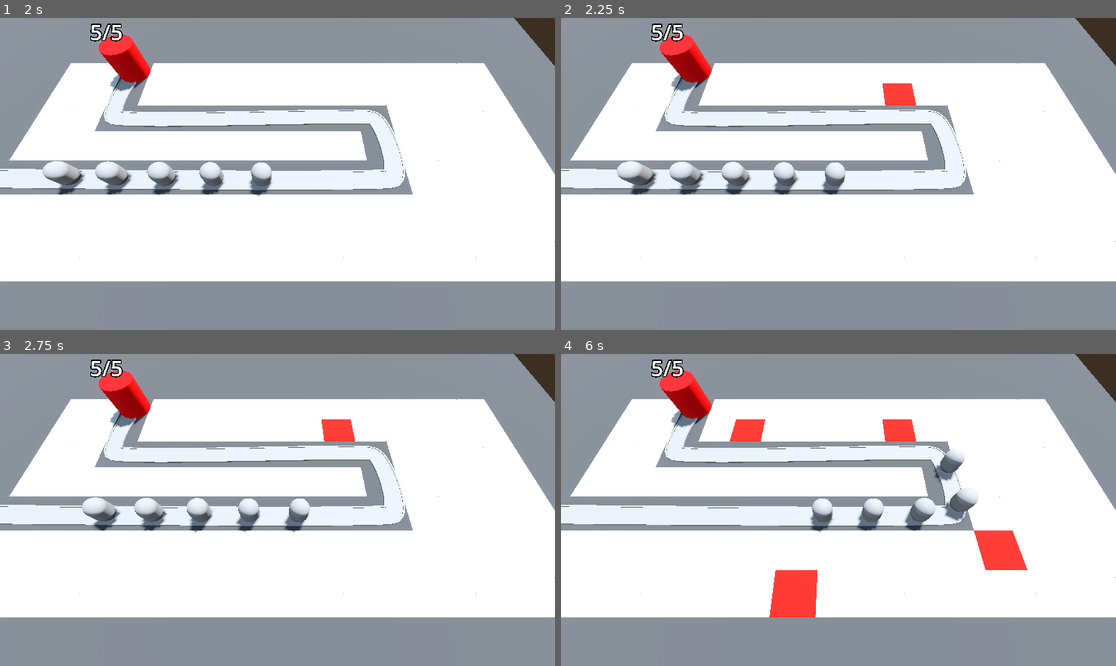
Above: before the commit, frames 1-4 (two rows, left to right).
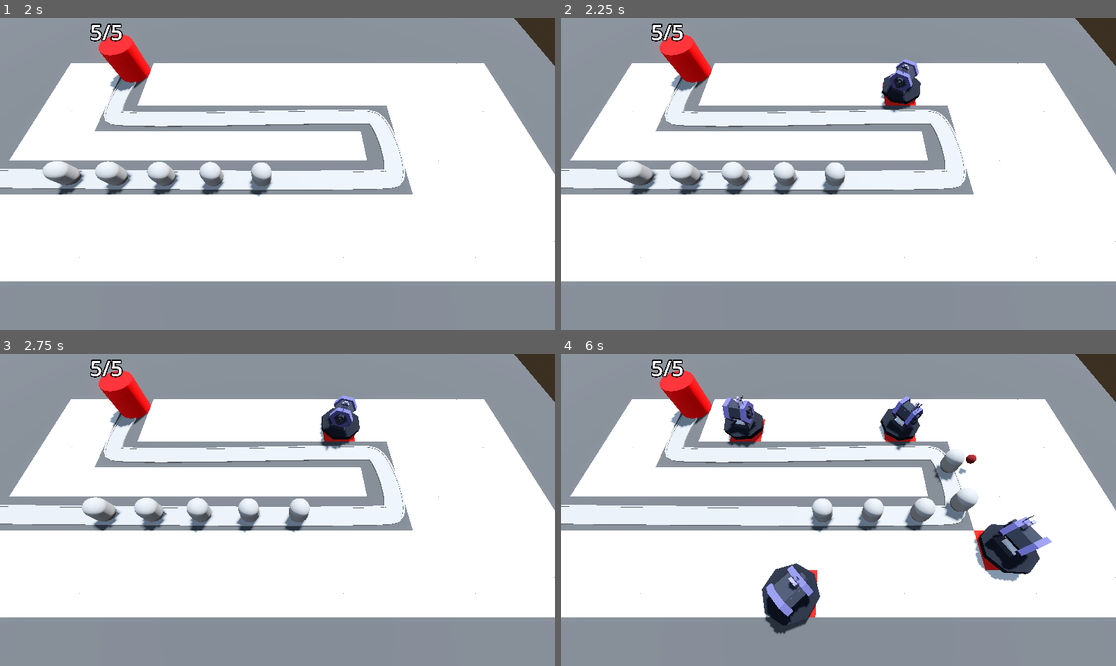
Above: after the commit, the same moments.

Repository: AhmadNasserx/tower-tiles
Game: Godot game, scene res://base_level.tscn
Two runs of this game, one before a commit and one after it. Both use one fixed random seed, a clock stepped at 60 frames per second and the inputs below.
Inputs (mouse positions are in pixels of both pictures, inside the frame that each line leads up to):
- Up to frame 1 (2 s): move the mouse to (399, 158) at 0.52 s; press the mouse at (399, 158) at 0.53 s; move the mouse to (166, 189) at 1.27 s; release the mouse at (166, 189) at 1.28 s; click (166, 189) at 1.35 s
- Up to frame 2 (2.25 s): move the mouse to (894, 105) at 2.02 s; press the mouse at (894, 105) at 2.03 s
- Up to frame 3 (2.75 s): no input
- Up to frame 4 (6 s): move the mouse to (810, 572) at 2.77 s; release the mouse at (810, 572) at 2.78 s; click (810, 572) at 2.85 s; move the mouse to (1005, 556) at 3.52 s; press the mouse at (1005, 556) at 3.53 s; move the mouse to (672, 463) at 4.27 s; release the mouse at (672, 463) at 4.28 s; click (672, 463) at 4.35 s; move the mouse to (866, 510) at 5.02 s; press the mouse at (866, 510) at 5.03 s; move the mouse to (755, 432) at 5.77 s; release the mouse at (755, 432) at 5.78 s; click (755, 432) at 5.85 s

Frame 1 is identical in both runs. In frame 2, 0.9% of the frame differs, in the area x 57-65%, y 13-31%; in frame 3, 0.9%; in frame 4, 5.4%, in the area x 29-89%, y 13-90%.

Commit message:
Aiming the Turrets

Diff:
--- a/RayPickerCamera/ray_picker_camera.gd
+++ b/RayPickerCamera/ray_picker_camera.gd
@@ -1,6 +1,7 @@
 extends Camera3D
 @export_range(100, 500) var clickable_range: float = 100
 @export var gridmap: GridMap
+@export var turret_manager: Node3D
 
 @onready var ray_cast_3d: RayCast3D = $RayCast3D
 
@@ -19,5 +20,7 @@
 				var cell = gridmap.local_to_map(collision_point)
 				if gridmap.get_cell_item(cell) == 0:
 					gridmap.set_cell_item(cell, 1)
+					var tile_position = gridmap.map_to_local(cell)
+					turret_manager.build_turret(tile_position)
 	else:
 		Input.set_default_cursor_shape(Input.CURSOR_ARROW)
--- /dev/null
+++ b/Turret/projectile.gd
@@ -0,0 +1,12 @@
+extends Area3D
+
+var direction: Vector3 = Vector3.FORWARD
+
+@export var speed: float = 100.0
+
+func _physics_process(delta: float) -> void:
+	position += direction * speed * delta
+
+
+func _on_timer_timeout() -> void:
+	queue_free()
--- /dev/null
+++ b/Turret/projectile.tscn
@@ -0,0 +1,28 @@
+[gd_scene load_steps=5 format=3 uid="uid://d01kbouh5aw11"]
+
+[ext_resource type="Script" path="res://turret/projectile.gd" id="1_h3im2"]
+
+[sub_resource type="StandardMaterial3D" id="StandardMaterial3D_gybnd"]
+albedo_color = Color(0.4, 0, 0, 1)
+
+[sub_resource type="SphereMesh" id="SphereMesh_w1ldf"]
+material = SubResource("StandardMaterial3D_gybnd")
+
+[sub_resource type="SphereShape3D" id="SphereShape3D_xdytb"]
+
+[node name="Projectile" type="Area3D"]
+top_level = true
+script = ExtResource("1_h3im2")
+
+[node name="MeshInstance3D" type="MeshInstance3D" parent="."]
+mesh = SubResource("SphereMesh_w1ldf")
+
+[node name="CollisionShape3D" type="CollisionShape3D" parent="."]
+shape = SubResource("SphereShape3D_xdytb")
+
+[node name="Timer" type="Timer" parent="."]
+wait_time = 2.0
+one_shot = true
+autostart = true
+
+[connection signal="timeout" from="Timer" to="." method="_on_timer_timeout"]
--- /dev/null
+++ b/Turret/turret.gd
@@ -0,0 +1,21 @@
+extends Node3D
+
+@export var projectile: PackedScene
+@onready var marker_3d: Marker3D = $base/turret/Marker3D
+
+var enemy_path: Path3D
+
+func _physics_process(delta: float) -> void:
+	var enemy = enemy_path.get_children().back()
+	look_at(enemy.global_position, Vector3.UP, true)
+
+
+func _on_timer_timeout() -> void:
+	shoot()
+
+
+func shoot():
+	var shot = projectile.instantiate()
+	add_child(shot)
+	shot.global_position = marker_3d.global_position
+	shot.direction = global_transform.basis.z
--- a/Turret/turret.tscn
+++ b/Turret/turret.tscn
@@ -1,17 +1,29 @@
-[gd_scene load_steps=3 format=3 uid="uid://bvpv2p1tllxwo"]
+[gd_scene load_steps=5 format=3 uid="uid://bvpv2p1tllxwo"]
 
 [ext_resource type="PackedScene" uid="uid://c2v07uonlsioa" path="res://assets/Turret/turret.glb" id="1_ktyvo"]
+[ext_resource type="Script" path="res://Turret/turret.gd" id="1_qlaio"]
+[ext_resource type="PackedScene" uid="uid://d01kbouh5aw11" path="res://Turret/projectile.tscn" id="2_uf1fy"]
 
 [sub_resource type="StandardMaterial3D" id="StandardMaterial3D_0rd57"]
 albedo_color = Color(0.0588235, 0.0705882, 0.105882, 1)
 
 [node name="turret" type="Node3D"]
+script = ExtResource("1_qlaio")
+projectile = ExtResource("2_uf1fy")
 
 [node name="base" type="CSGCylinder3D" parent="."]
-transform = Transform3D(1, 0, 0, 0, 1, 0, 0, 0, 1, 0, 0, -1.08761)
+transform = Transform3D(1, 0, 0, 0, 1, 0, 0, 0, 1, 0, 0, -0.118299)
 radius = 2.5
 height = 0.5
 material = SubResource("StandardMaterial3D_0rd57")
 
 [node name="turret" parent="base" instance=ExtResource("1_ktyvo")]
-transform = Transform3D(1, 0, 0, 0, 1, 0, 0, 0, 1, 0, 0, 1.08761)
+transform = Transform3D(-0.997425, 0, -0.0717237, 0, 1, 0, 0.0717237, 0, -0.997425, 0.928735, 0, -0.835203)
+
+[node name="Marker3D" type="Marker3D" parent="base/turret"]
+transform = Transform3D(-0.997425, 0, 0.0717237, 0, 1, 0, -0.0717237, 0, -0.997425, 1.21079, 1.73975, -2.69177)
+
+[node name="Timer" type="Timer" parent="."]
+autostart = true
+
+[connection signal="timeout" from="Timer" to="." method="_on_timer_timeout"]
--- a/base_level.tscn
+++ b/base_level.tscn
@@ -44,8 +44,9 @@
 size = Vector3(100, 2, 100)
 material = SubResource("StandardMaterial3D_mewc3")
 
-[node name="RayPickerCamera" parent="." node_paths=PackedStringArray("gridmap") instance=ExtResource("1_k1os8")]
+[node name="RayPickerCamera" parent="." node_paths=PackedStringArray("gridmap", "turret_manager") instance=ExtResource("1_k1os8")]
 gridmap = NodePath("../GridMap")
+turret_manager = NodePath("../TurretManager")
 
 [node name="GridMap" type="GridMap" parent="."]
 transform = Transform3D(1, 0, 0, 0, 1, 0, 0, 0, 1, 0, -1, 0)
@@ -110,7 +111,7 @@
 progress = 10.0
 
 [node name="Enemy4" parent="Path3D" instance=ExtResource("2_h8q3e")]
-transform = Transform3D(-0.00830612, 0, -0.999954, 0, 1, 0, 0.999954, 0, -0.00830612, -6.4983, 0, 6.35141)
+transform = Transform3D(-0.00830611, 0, -0.999954, 0, 1, 0, 0.999954, 0, -0.00830611, -6.4983, 0, 6.35141)
 progress = 15.0
 
 [node name="Enemy5" parent="Path3D" instance=ExtResource("2_h8q3e")]
@@ -119,6 +120,7 @@
 
 [node name="Base" parent="." instance=ExtResource("3_qfv6b")]
 
-[node name="TurretManager" type="Node3D" parent="."]
+[node name="TurretManager" type="Node3D" parent="." node_paths=PackedStringArray("enemy_path")]
 script = ExtResource("5_fwrpv")
 turret = ExtResource("6_555ld")
+enemy_path = NodePath("../Path3D")
--- a/turret_manager.gd
+++ b/turret_manager.gd
@@ -1,12 +1,11 @@
 extends Node3D
 
 @export var turret: PackedScene
-
-# Called when the node enters the scene tree for the first time.
-func _ready() -> void:
-	pass # Replace with function body.
+@export var enemy_path: Path3D
 
 
-# Called every frame. 'delta' is the elapsed time since the previous frame.
-func _process(delta: float) -> void:
-	pass
+func build_turret(turret_position: Vector3)->void:
+	var new_turret = turret.instantiate()
+	add_child(new_turret)
+	new_turret.global_position = turret_position
+	new_turret.enemy_path = enemy_path
